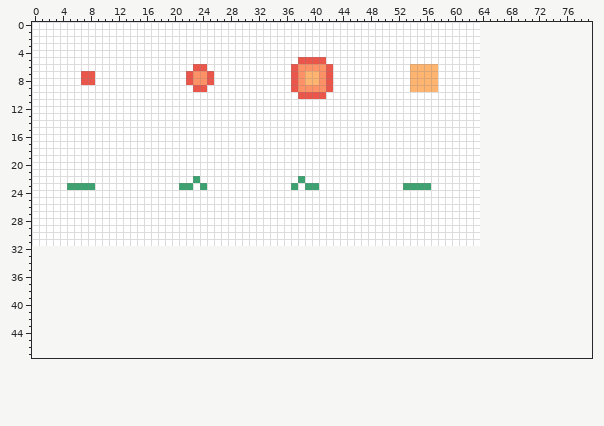
One commit to this sprite sheet: sprites/Boss1_substitute.png. Above is the file before it was changed.
The file is 64x32 pixels. The old version is drawn lined up with the new one, on the new canvas.
Now the later version:
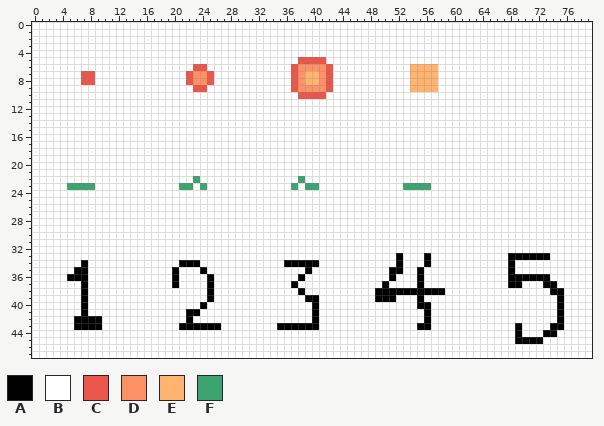
Palette (. is transparent): A #000000  B #ffffff  C #eb564b  D #ff9166  E #ffb570  F #3ca370
What changed:
canvas 64x32 -> 80x48
The author put colour A in row 33 at x 52, 56 and 68 to 73; in row 34 at x 7, 21 to 23, 36 to 40, 52, 56 and 68; in row 35 at x 6 to 7, 20, 24, 39, 51 to 52, 55 and 68; in row 36 at x 5 to 7, 20, 25, 38, 51, 55 and 68 to 73; in row 37 at x 7, 20, 25, 37, 50, 55, 68 to 69 and 73 to 74; in row 38 at x 7, 25, 38, 49 to 58 and 74 to 75.
The author put colour A in row 39 at x 7, 25, 39 to 40, 49 to 51, 55 and 75; in row 40 at x 7, 24, 40, 55 to 56 and 75; in row 41 at x 7, 22 to 23, 40, 56 and 75; in row 42 at x 6 to 9, 22, 40, 56 and 75; in row 43 at x 6 to 9, 21 to 26, 35 to 40, 55 to 56, 69 and 74 to 75; in row 44 at x 69 and 73 to 74.
The author put colour A in row 45 at x 69 to 72.
The author put colour B in rows 0 to 31 at x 64 to 79; in row 32 at x 0 to 79; in row 33 at x 0 to 51, 53 to 55, 57 to 67 and 74 to 79; in row 34 at x 0 to 6, 8 to 20, 24 to 35, 41 to 51, 53 to 55, 57 to 67 and 69 to 79; in row 35 at x 0 to 5, 8 to 19, 21 to 23, 25 to 38, 40 to 50, 53 to 54, 56 to 67 and 69 to 79; in row 36 at x 0 to 4, 8 to 19, 21 to 24, 26 to 37, 39 to 50, 52 to 54, 56 to 67 and 74 to 79.
The author put colour B in row 37 at x 0 to 6, 8 to 19, 21 to 24, 26 to 36, 38 to 49, 51 to 54, 56 to 67, 70 to 72 and 75 to 79; in row 38 at x 0 to 6, 8 to 24, 26 to 37, 39 to 48, 59 to 73 and 76 to 79; in row 39 at x 0 to 6, 8 to 24, 26 to 38, 41 to 48, 52 to 54, 56 to 74 and 76 to 79; in row 40 at x 0 to 6, 8 to 23, 25 to 39, 41 to 54, 57 to 74 and 76 to 79; in row 41 at x 0 to 6, 8 to 21, 24 to 39, 41 to 55, 57 to 74 and 76 to 79; in row 42 at x 0 to 5, 10 to 21, 23 to 39, 41 to 55, 57 to 74 and 76 to 79.
The author put colour B in row 43 at x 0 to 5, 10 to 20, 27 to 34, 41 to 54, 57 to 68, 70 to 73 and 76 to 79; in row 44 at x 0 to 68, 70 to 72 and 75 to 79; in row 45 at x 0 to 68 and 73 to 79; in rows 46 to 47 at x 0 to 79.
Where, in picture pixels (left, top, right, bottom), the same in both pictures:
added: (32, 22, 592, 358)
